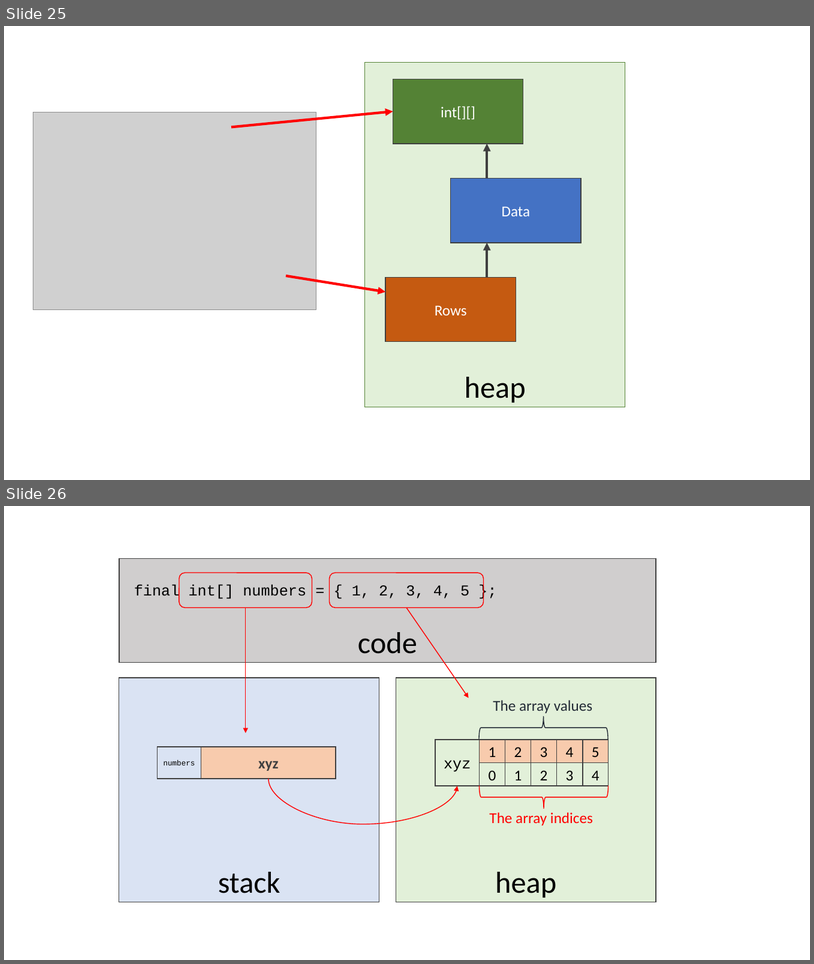
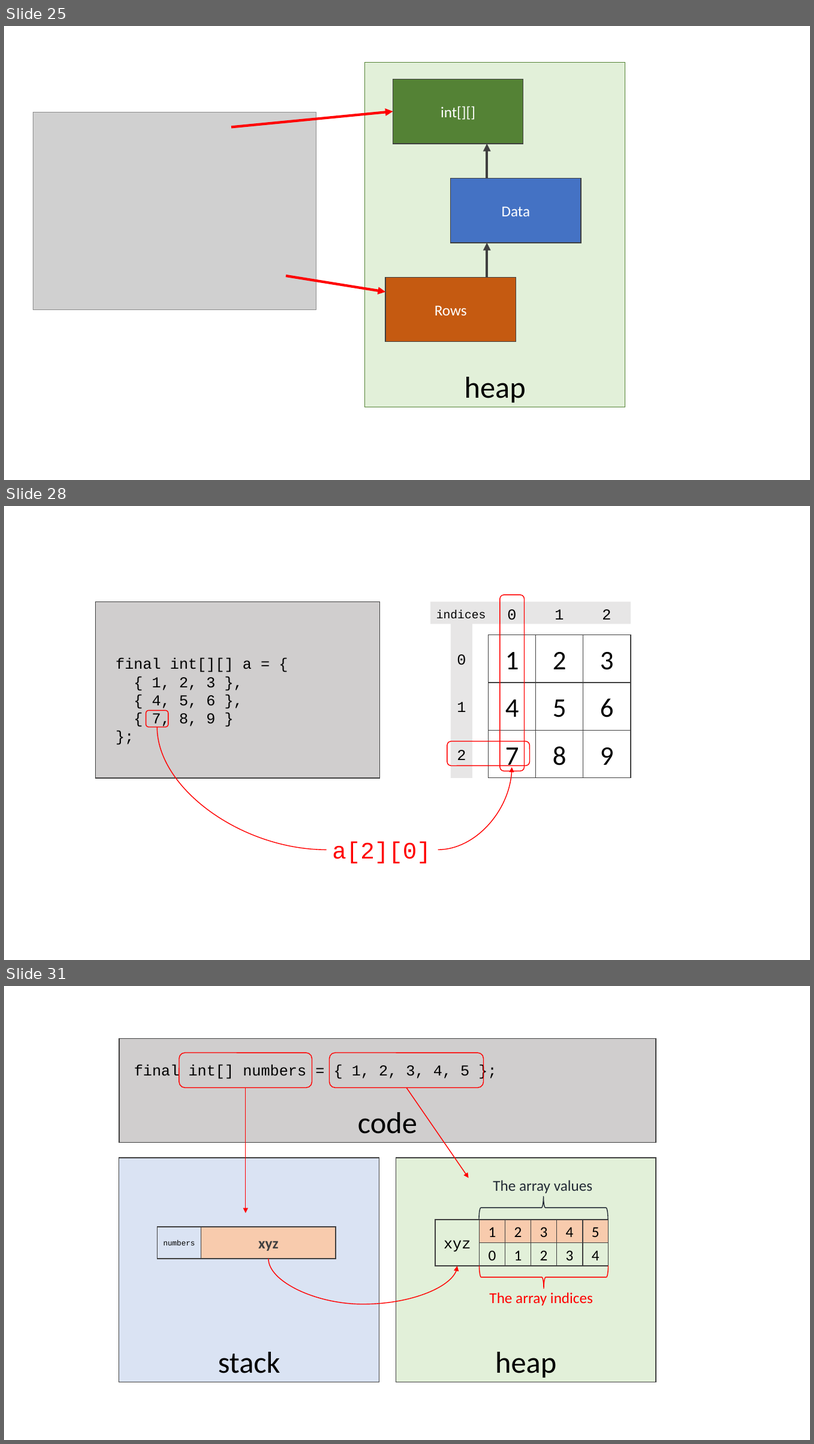
Before and after one commit to albertattard/java-boot-camp, a slide deck: assets/images/Images.pptx. Shown one above the other, each under a label of ours: slides 25 and 26 before the commit, slides 25, 28 and 31 after it; the slides between them are not shown. The pictures are 814x964 and 814x1444 pixels, drawn with LibreOffice and Linux fonts; fonts in the diff are those of the drawing; grey boxes stand for pictures. Boxes give left, top, right and bottom in pixels: in the first picture for what was removed or moved away, otherwise in the second. Text is boxed around its words. In the diff, an @@ line names an element or a change of style, - is before the commit and + after.

```diff
--- a/assets/images/Images.pptx
+++ b/assets/images/Images.pptx
@@ slide 28 added at (x1=4, y1=506, x2=810, y2=960), background #FFFFFF @@
@@ rounded rectangle added at (x1=500, y1=595, x2=525, y2=771), outline #FF0000 1 pt @@
@@ rectangle added at (x1=95, y1=601, x2=380, y2=778), fill #D0CECE, outline #404040 1 pt @@
@@ rectangle added at (x1=431, y1=601, x2=631, y2=624), fill #E7E6E6 @@
@@ text added at (x1=437, y1=610, x2=486, y2=619), 14 pt, text #000000 @@
+indices
@@ text added at (x1=507, y1=609, x2=516, y2=620), 18 pt, text #000000 @@
+0
@@ text added at (x1=555, y1=609, x2=564, y2=619), 18 pt, text #000000 @@
+1
@@ text added at (x1=602, y1=609, x2=611, y2=619), 18 pt, text #000000 @@
+2
@@ rectangle added at (x1=451, y1=624, x2=473, y2=778), fill #E7E6E6 @@
@@ rectangle added at (x1=489, y1=635, x2=536, y2=682), fill #FFFFFF, outline #404040 1 pt, 32 pt, text #000000 @@
+1
@@ rectangle added at (x1=536, y1=635, x2=584, y2=682), fill #FFFFFF, outline #404040 1 pt, 32 pt, text #000000 @@
+2
@@ rectangle added at (x1=584, y1=635, x2=632, y2=682), fill #FFFFFF, outline #404040 1 pt, 32 pt, text #000000 @@
+3
@@ text added at (x1=116, y1=658, x2=252, y2=729), 18 pt, text #000000 @@
+final int[][] a = {
+{ 1, 2, 3 },
+{ 4, 5, 6 },
+{ 7, 8, 9 }
+};
@@ text added at (x1=457, y1=654, x2=466, y2=665), 18 pt, text #000000 @@
+0
@@ rectangle added at (x1=489, y1=682, x2=536, y2=730), fill #FFFFFF, outline #404040 1 pt, 32 pt, text #000000 @@
+4
@@ rectangle added at (x1=536, y1=682, x2=584, y2=730), fill #FFFFFF, outline #404040 1 pt, 32 pt, text #000000 @@
+5
@@ rectangle added at (x1=584, y1=682, x2=632, y2=730), fill #FFFFFF, outline #404040 1 pt, 32 pt, text #000000 @@
+6
@@ text added at (x1=457, y1=702, x2=466, y2=712), 18 pt, text #000000 @@
+1
@@ rounded rectangle added at (x1=146, y1=711, x2=168, y2=727), outline #FF0000 1 pt @@
@@ curved line added from (157, 727) to (326, 850), #FF0000 1 pt @@
@@ rectangle added at (x1=489, y1=730, x2=536, y2=778), fill #FFFFFF, outline #404040 1 pt, 32 pt, text #000000 @@
+7
@@ rectangle added at (x1=536, y1=730, x2=584, y2=778), fill #FFFFFF, outline #404040 1 pt, 32 pt, text #000000 @@
+8
@@ rectangle added at (x1=584, y1=730, x2=632, y2=778), fill #FFFFFF, outline #404040 1 pt, 32 pt, text #000000 @@
+9
@@ rounded rectangle added at (x1=447, y1=741, x2=530, y2=766), outline #FF0000 1 pt @@
@@ text added at (x1=457, y1=750, x2=466, y2=760), 18 pt, text #000000 @@
+2
@@ curved arrow added from (438, 850) to (512, 768), #FF0000 1 pt @@
@@ text added at (x1=332, y1=841, x2=431, y2=863), 28 pt, text #FF0000 @@
+a[2][0]
@@ what was slide 26 is now slide 31 @@
```
Also in this commit, not shown: 4 other slides added, 6 other files.
